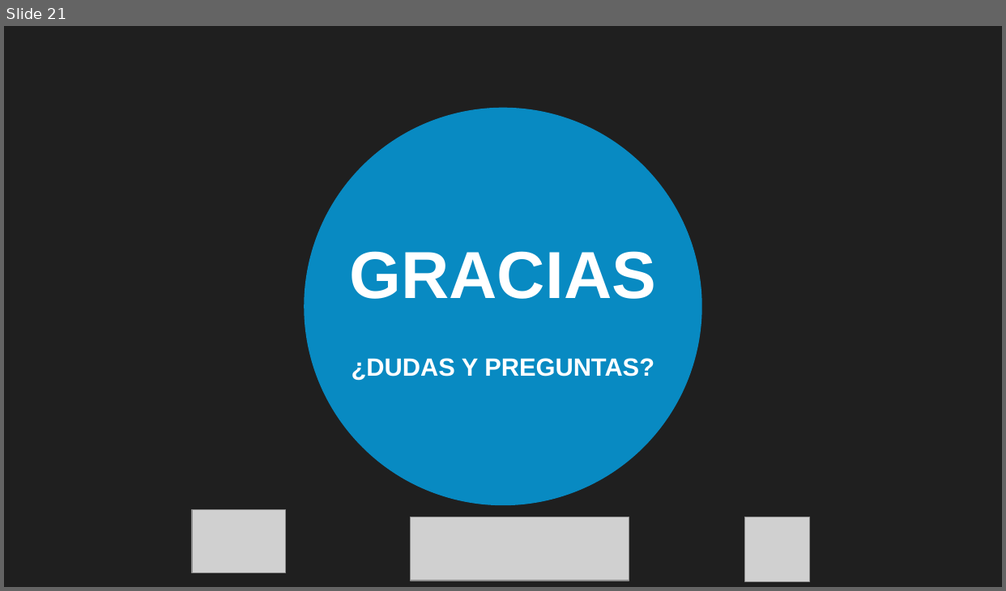
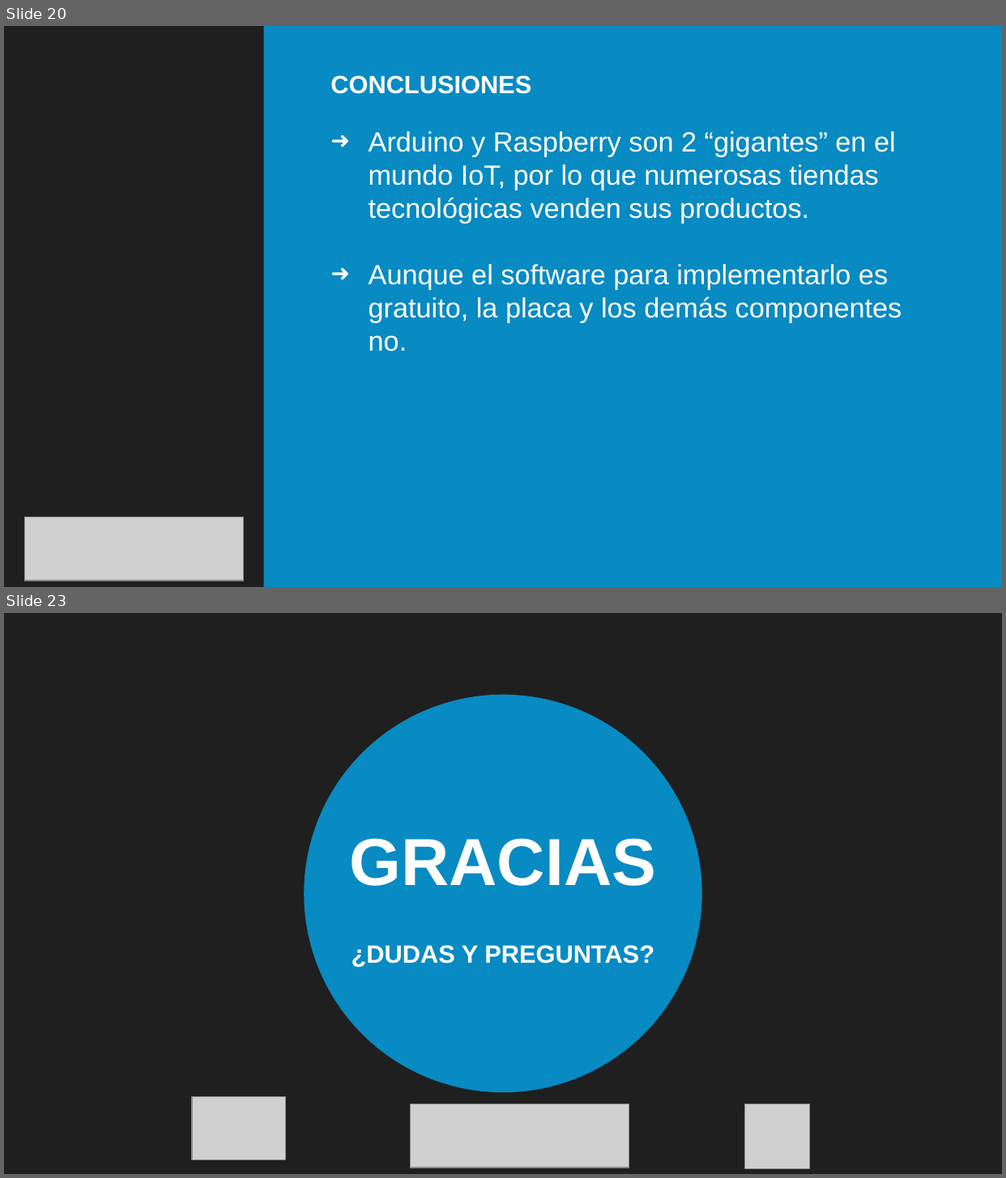
Before and after one commit to dmoreno19949/DTE_TG_ARDUINO_RAPSBERRY, a slide deck: TG1/TG1_sync1.david.pptx. Shown one above the other, each under a label of ours: slide 21 before the commit, slides 20 and 23 after it; the slides between them are not shown. The pictures are 1006x591 and 1006x1178 pixels, drawn with LibreOffice and Linux fonts; fonts in the diff are those of the drawing; grey boxes stand for pictures; background and template pictures are left out; a plain dark background stands for a picture behind light text. Boxes give left, top, right and bottom in pixels: in the first picture for what was removed or moved away, otherwise in the second. Text is boxed around its words. In the diff, an @@ line names an element or a change of style, - is before the commit and + after.

```diff
--- a/TG1/TG1_sync1.david.pptx
+++ b/TG1/TG1_sync1.david.pptx
@@ slide 20 added at box(4, 26, 1002, 587), background picture (left out); not listed: 1 template element that a slide beside it also shows @@
@@ rectangle added at box(263, 26, 1002, 587), fill #00B2FF at 73% opacity @@
@@ title added at box(330, 75, 531, 94), 18 pt, text #FFFFFF, bold @@
+CONCLUSIONES
@@ text added at box(368, 131, 902, 352), 20 pt, text #FFFFFF @@
+➜ Arduino y Raspberry son 2 “gigantes” en el mundo IoT, por lo que numerosas tiendas tecnológicas venden sus productos.
+➜ Aunque el software para implementarlo es gratuito, la placa y los demás componentes no.
@@ picture added at box(25, 518, 244, 581) @@
@@ what was slide 21 is now slide 23 @@
```
Also in this commit, not shown: 1 slide changed, 3 other slides added, 2 slides removed.
